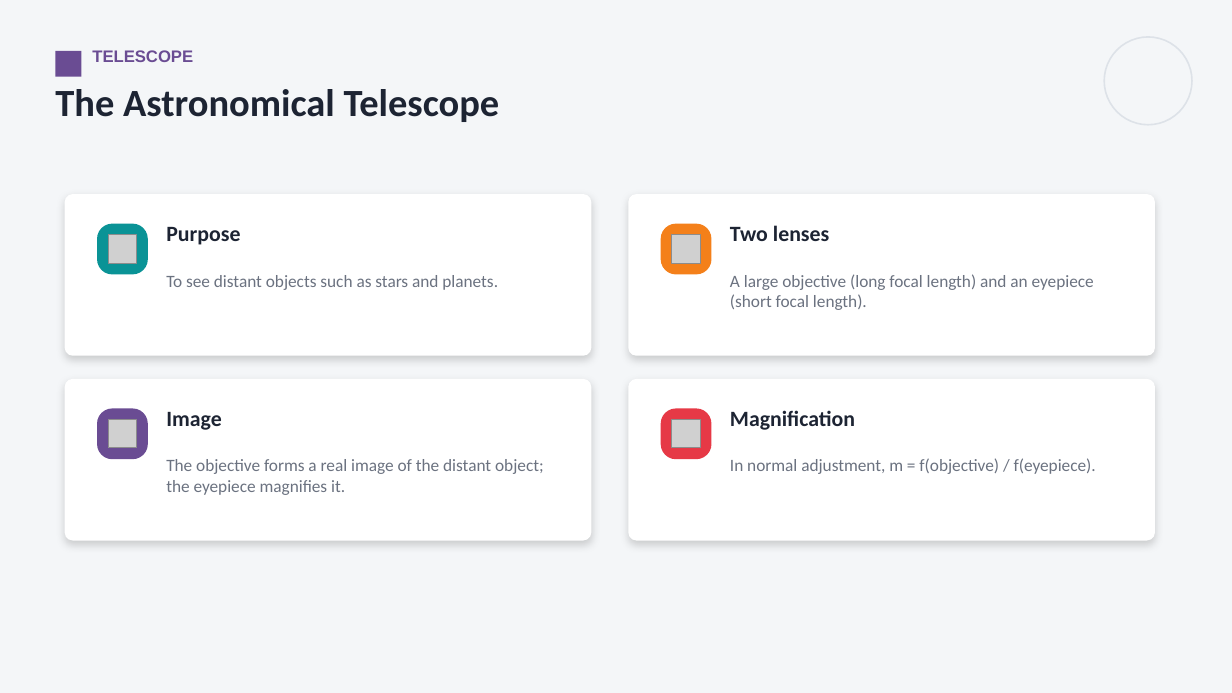
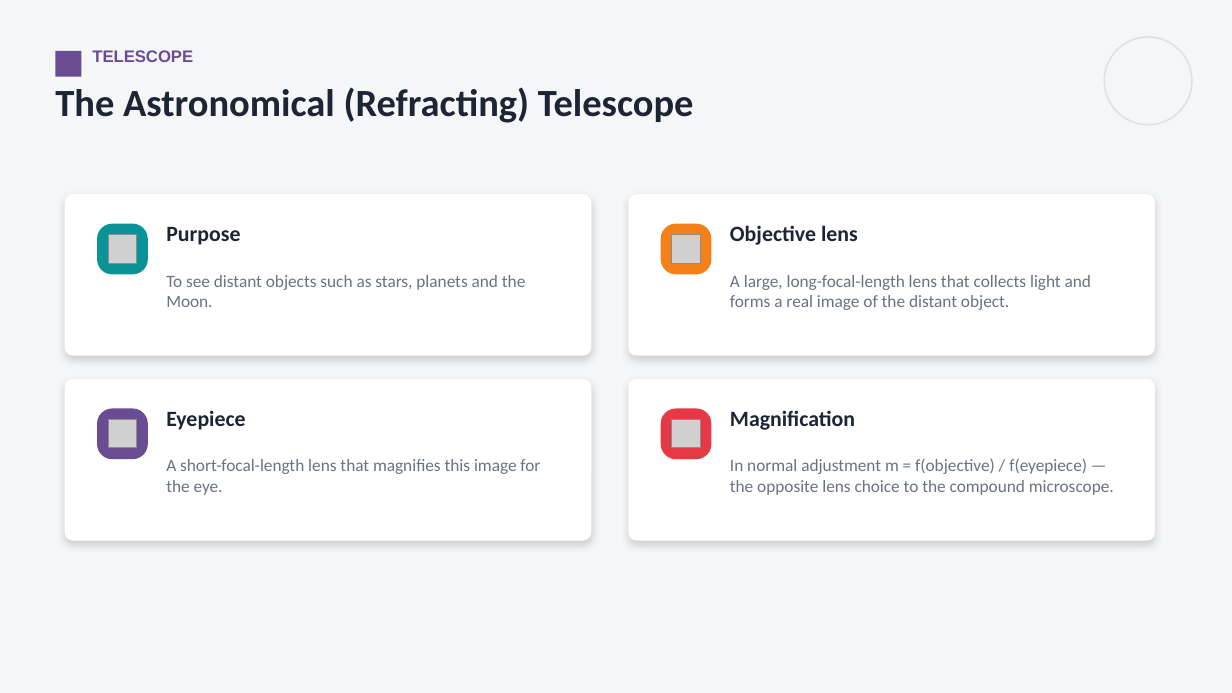
Before and after one commit to parmeshwars2911/MyFirstAR, a slide deck: slide 31 of ppt/TN_Grade10/TN10_S22_Human_Eye.pptx (slide 22 before the commit). Drawn at 1232x693 pixels with LibreOffice and Linux fonts; fonts in the diff are those of the drawing; grey boxes stand for pictures. Boxes give left, top, right and bottom in pixels: in the first picture for what was removed or moved away, otherwise in the second. Text is boxed around its words. In the diff, an @@ line names an element or a change of style, - is before the commit and + after.

```diff
--- a/ppt/TN_Grade10/TN10_S22_Human_Eye.pptx
+++ b/ppt/TN_Grade10/TN10_S22_Human_Eye.pptx
@@ text at [55,87,694,123]: text changed @@
-The Astronomical Telescope
+The Astronomical (Refracting) Telescope
@@ text at [730,225,858,245]: text changed @@
-Two lenses
+Objective lens
@@ text at [166,275,525,307]: text changed @@
-To see distant objects such as stars and planets.
+To see distant objects such as stars, planets and the Moon.
@@ text at [730,275,1091,310]: text changed @@
-A large objective (long focal length) and an eyepiece (short focal length).
+A large, long-focal-length lens that collects light and forms a real image of the distant object.
@@ text at [166,410,245,430]: text changed @@
-Image
+Eyepiece
@@ text at [166,459,540,495]: text changed @@
-The objective forms a real image of the distant object; the eyepiece magnifies it.
+A short-focal-length lens that magnifies this image for the eye.
@@ text at [730,458,1114,495]: text changed @@
-In normal adjustment, m = f(objective) / f(eyepiece).
+In normal adjustment m = f(objective) / f(eyepiece) — the opposite lens choice to the compound microscope.
```
Also in this commit, not shown: 10 other slides changed, 10 slides added, 6 other files.
